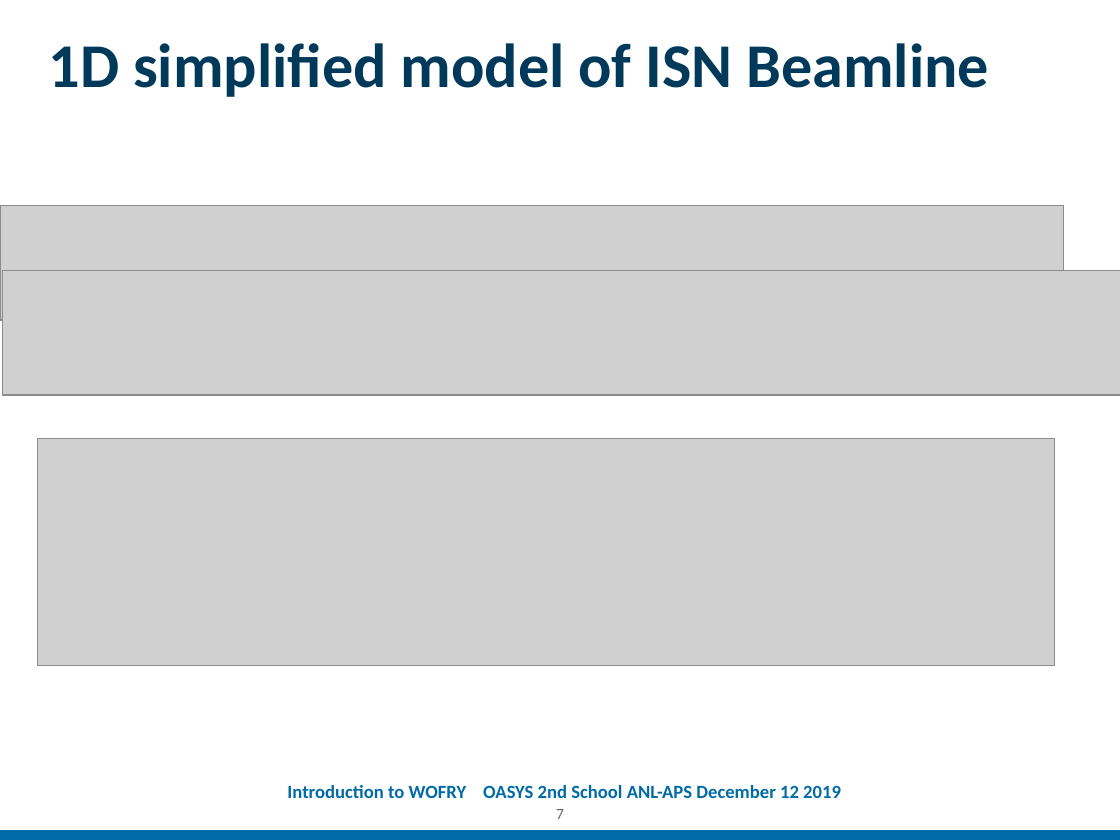
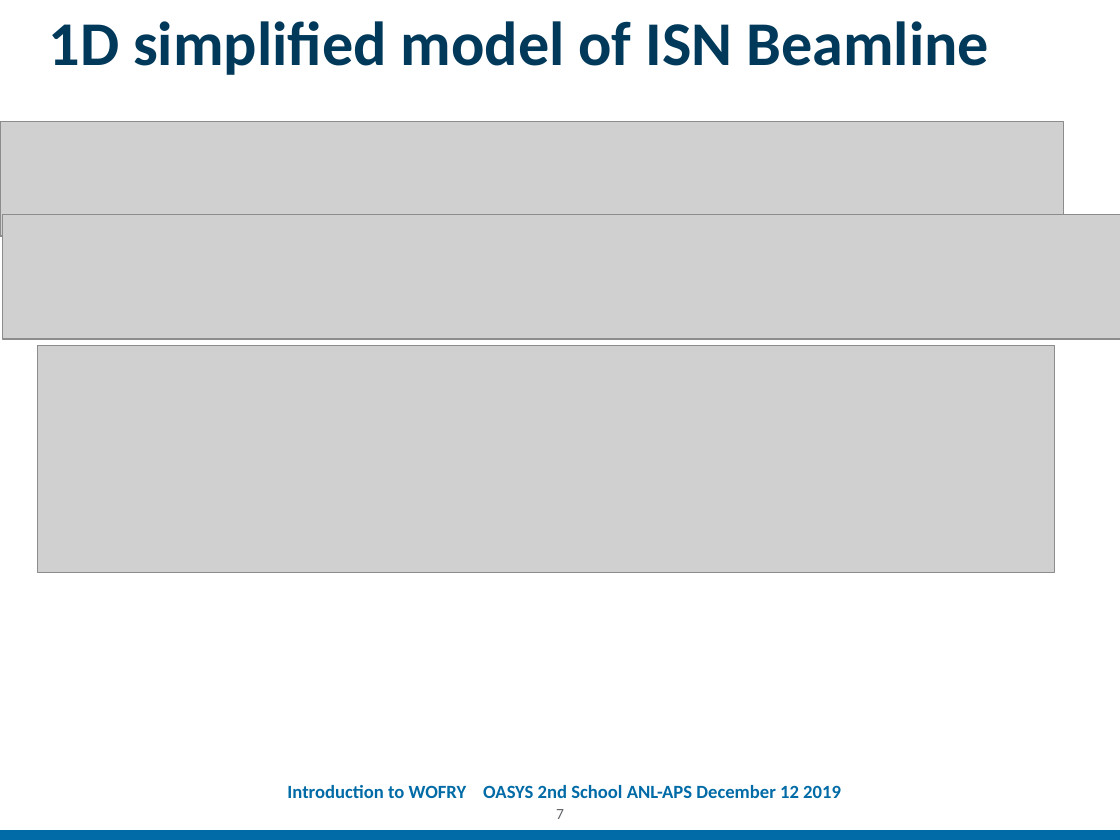
Before and after one commit to oasys-kit/oasys_school, a slide deck: slide 7 of second/slides/Introduction_to_WOFRY.pptx. Drawn at 1120x840 pixels with LibreOffice and Linux fonts; fonts in the diff are those of the drawing; grey boxes stand for pictures; background and template pictures are left out. Boxes give left, top, right and bottom in pixels: in the first picture for what was removed or moved away, otherwise in the second. Text is boxed around its words. In the diff, an @@ line names an element or a change of style, - is before the commit and + after.

```diff
--- a/second/slides/Introduction_to_WOFRY.pptx
+++ b/second/slides/Introduction_to_WOFRY.pptx
@@ title "1D simplified model of ISN ..." moved from (x1=49, y1=43, x2=989, y2=97) to (x1=49, y1=21, x2=989, y2=75) @@
@@ picture moved from (x1=0, y1=205, x2=1064, y2=319) to (x1=0, y1=121, x2=1064, y2=235) @@
@@ picture moved from (x1=2, y1=271, x2=1120, y2=395) to (x1=2, y1=215, x2=1120, y2=339) @@
@@ picture moved from (x1=37, y1=439, x2=1054, y2=666) to (x1=37, y1=345, x2=1054, y2=572) @@
```
Also in this commit, not shown: 4 other slides changed, 2 other files.
